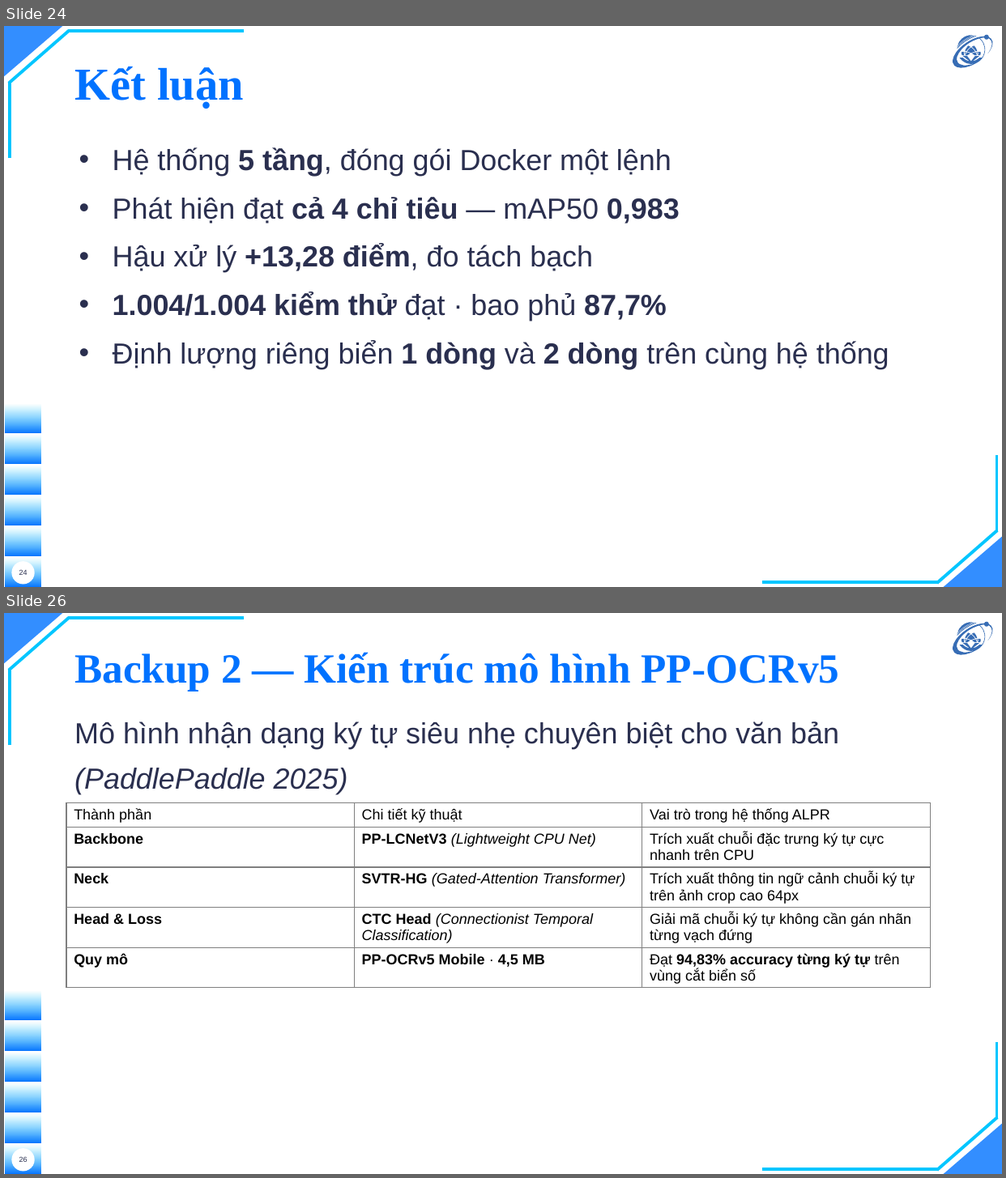
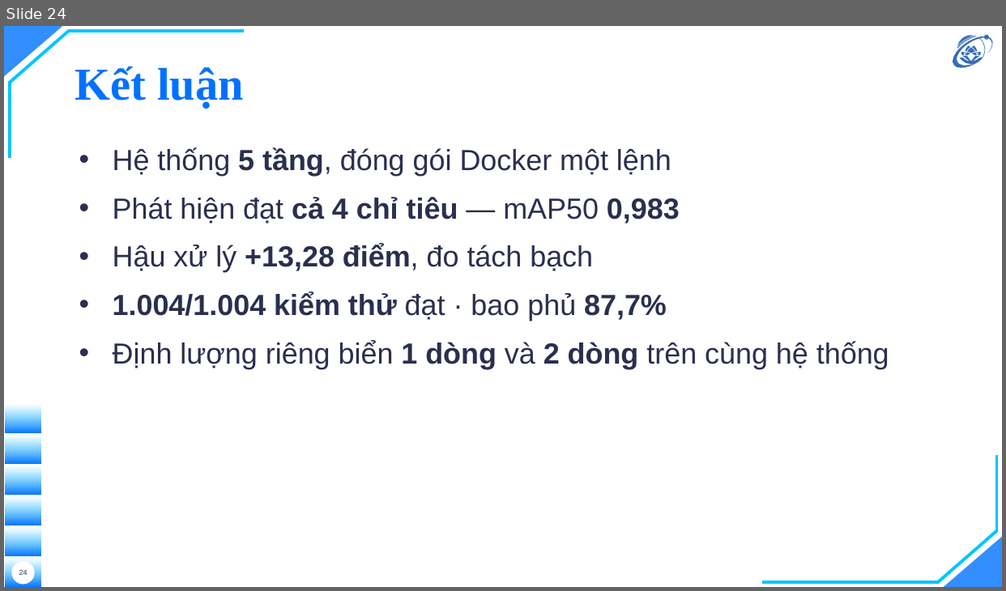
Before and after one commit to hieunguyen2604/alpr-do-an-mon-hoc, a slide deck: docs/slides/slides.pptx. Shown one above the other, each under a label of ours: slides 24 and 26 before the commit, slide 24 after it; the slides between them are not shown. The pictures are 1006x1178 and 1006x591 pixels, drawn with LibreOffice and Linux fonts; fonts in the diff are those of the drawing; background and template pictures are left out. Boxes give left, top, right and bottom in pixels: in the first picture for what was removed or moved away, otherwise in the second. Text is boxed around its words. In the diff, an @@ line names an element or a change of style, - is before the commit and + after.

Commit message:
slides: rut backup 8 -> 4, tong 28 slide
Theo chi dinh: 24 slide chinh + 4 backup.
  Backup 1  Error Analysis      (tu Backup 3 cu)
  Backup 2  Ablation Study      (tu Backup 4 cu)
  Backup 3  Tra nhanh so lieu   (tu Backup 7 cu)
  Backup 4  YOLO11 + PaddleOCR  (gop hai bang kien truc thanh mot bang hai cot)
Bo: Sieu tham so va huan luyen · Tai lieu tham khao chinh · Kich ban demo.

Bang gop giu bon dong quan trong nhat cho moi mo hinh — backbone, co che dac
trung, dau ra, quy mo — kem con so da do (mAP 0,9829 va 1-CER 94,83%). Cac dong
bi bo (neck rieng, chi tiet loss) deu con trong quyen o 2.3.2 va 2.4.2.

MOT LOI TOI TU GAY RA VA TU BAT: lan dung dau ra 29 slide chu khong phai 28. Ly
do la toi dat mot cau dan NGAY SAU bang trong Backup 4 — vi pham dung quy uoc
ghi trong chinh dau tep 10-slides.md: "Bang hoac hinh phai la khoi CUOI CUNG cua
slide", vi pandoc cat sang slide moi o moi thu dung sau mot bang. Chuyen cau len
tren bang, ra dung 28.

Do duoc: pptx 28 slide; 50 so tren slide doi chieu voi quyen, bon so khong khop
truc tiep deu la LAM TRON dung (0,7526 -> 0,753; 0,9483 -> 94,83%); 1004 test qua.

```diff
--- a/docs/slides/slides.pptx
+++ b/docs/slides/slides.pptx
@@ slide 26 removed at <box>4,613,1002,1174</box>, background picture (left out); not listed: 16 template elements that a slide beside it also shows @@
@@ title removed at <box>74,652,840,692</box> @@
-Backup 2 — Kiến trúc mô hình PP-OCRv5
@@ text removed at <box>74,722,839,794</box> @@
-Mô hình nhận dạng ký tự siêu nhẹ chuyên biệt cho văn bản (PaddlePaddle 2025)
@@ table removed at <box>66,803,931,1118</box>, 5 rows, 3 columns @@
-Thành phần | Chi tiết kỹ thuật | Vai trò trong hệ thống ALPR
-Backbone | PP-LCNetV3 (Lightweight CPU Net) | Trích xuất chuỗi đặc trưng ký tự cực nhanh trên CPU
-Neck | SVTR-HG (Gated-Attention Transformer) | Trích xuất thông tin ngữ cảnh chuỗi ký tự trên ảnh crop cao 64px
-Head & Loss | CTC Head (Connectionist Temporal Classification) | Giải mã chuỗi ký tự không cần gán nhãn từng vạch đứng
-Quy mô | PP-OCRv5 Mobile · 4,5 MB | Đạt 94,83% accuracy từng ký tự trên vùng cắt biển số
@@ page number removed at <box>19,1157,27,1162</box> @@
-26
```
Also in this commit, not shown: 4 slides changed, 3 other slides removed, 4 other files.
